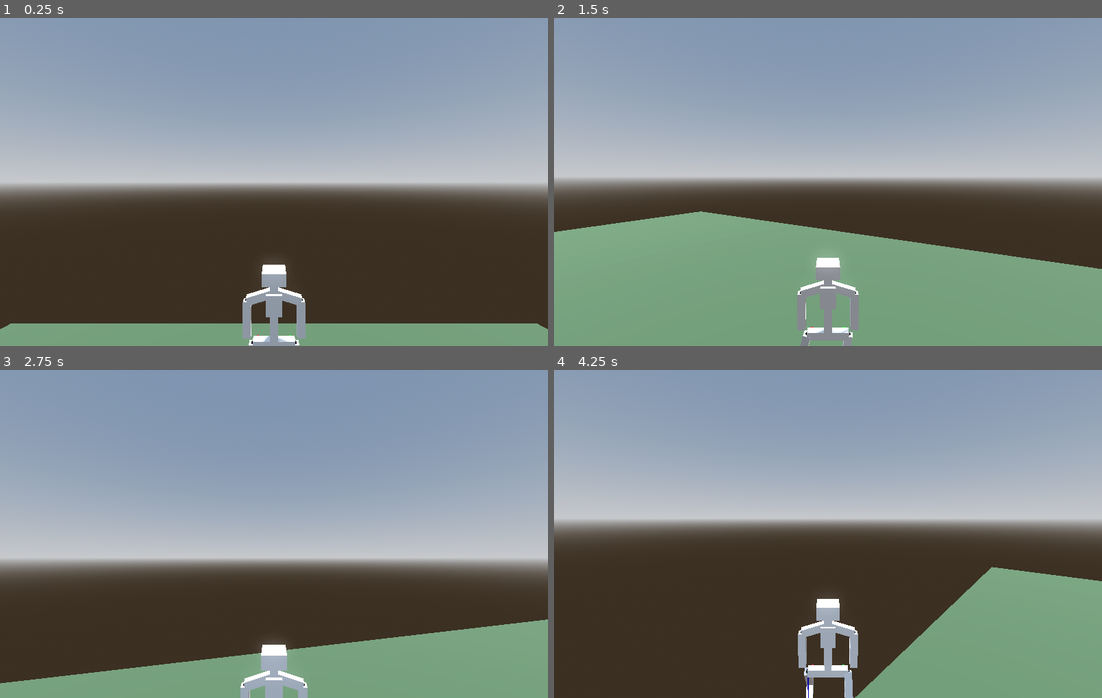
Above: before the commit, frames 1-4 (two rows, left to right).
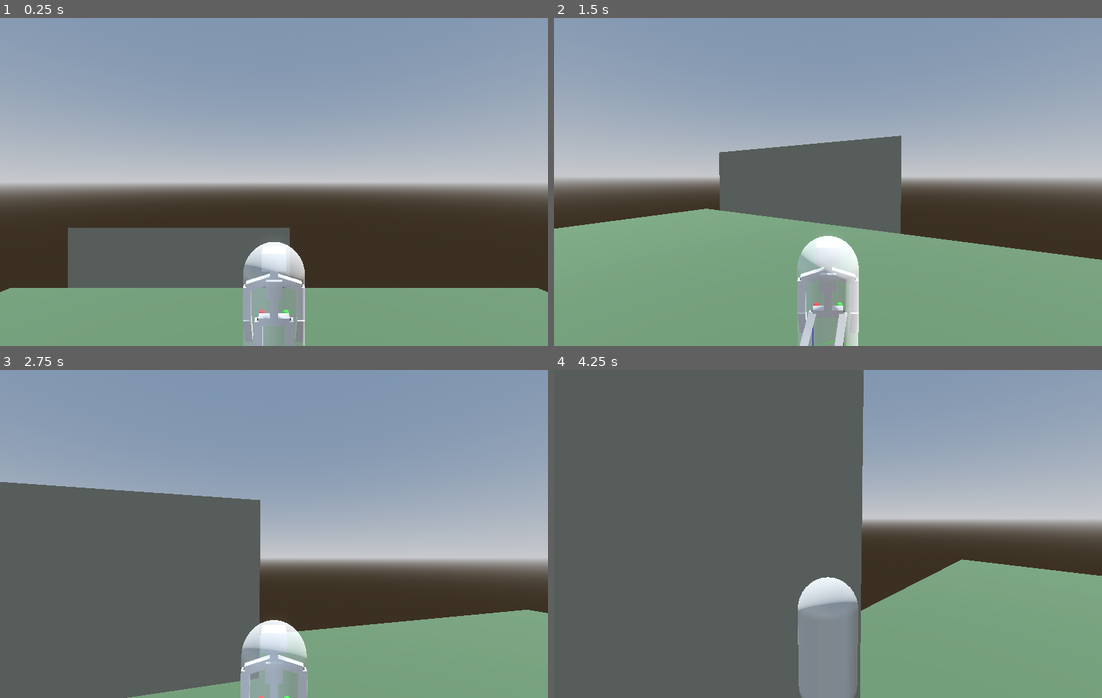
Above: after the commit, the same moments.

Repository: marcolatellafrias/character-parametric
Game: Godot game, scene res://Scenes/Demo.tscn
The game is run twice, just before and just after one commit, with the same random seed, the same clock (stepped at 60 frames per second) and the same inputs.
Inputs (mouse positions are in pixels of both pictures, inside the frame that each line leads up to):
- Up to frame 1 (0.25 s): no input
- Up to frame 2 (1.5 s): move the mouse to (855, 182) at 0.52 s; hold E 0.53-1.28 s; hold W (move_forward) from 0.53 s (still down); tap Space (jump) at 0.77 s; move the mouse to (800, 182) at 1.27 s; tap Q at 1.35 s
- Up to frame 3 (2.75 s): keep holding W (move_forward); tap Space (jump) at 1.52 s; move the mouse to (284, 527) at 2.02 s; hold E from 2.03 s (still down)
- Up to frame 4 (4.25 s): keep holding W (move_forward); move the mouse to (822, 540) at 2.77 s; release E at 2.78 s; tap Q at 2.85 s; tap Space (jump) at 3.02, 3.77 s; move the mouse to (866, 537) at 3.52 s; hold E from 3.53 s (still down)

The runs differ from the first frame. In frame 1, 18% of the frame differs, in the area x 0-100%, y 63-100%; in frame 2, 11%; in frame 3, 32%; in frame 4, 59%, in the area x 0-100%, y 0-100%.

Commit message:
Descripción del cambio (por ejemplo: agregar animación de salto)

Diff:
--- a/Scenes/Demo.tscn
+++ b/Scenes/Demo.tscn
@@ -7,6 +7,7 @@
 [ext_resource type="Material" uid="uid://dnj4yx07gux3o" path="res://Materials/green.tres" id="5_4i7ud"]
 [ext_resource type="Script" uid="uid://rp6tci1gjxpq" path="res://scripts/bone_instantiator.gd" id="6_ecetj"]
 [ext_resource type="Script" uid="uid://cq25yhl2dfmgv" path="res://scripts/character_body_3d.gd" id="6_oilx1"]
+[ext_resource type="PackedScene" uid="uid://delu2qjrw6teu" path="res://addons/Mirror3D/Mirror3D.tscn" id="8_ecetj"]
 [ext_resource type="PackedScene" uid="uid://ckrqq415fubai" path="res://Scenes/test_slab.tscn" id="9_oilx1"]
 
 [sub_resource type="ProceduralSkyMaterial" id="ProceduralSkyMaterial_2rq0j"]
@@ -115,10 +116,9 @@
 mesh = SubResource("CapsuleMesh_umjme")
 
 [node name="player_root" type="Node3D" parent="."]
-transform = Transform3D(1, 0, 0, 0, 1, 0, 0, 0, 1, 0, 2.2827277, -5.5539103)
+transform = Transform3D(1, 0, 0, 0, 1, 0, 0, 0, 1, 0, 4.593111, -5.5539103)
 
 [node name="player_controller" type="CharacterBody3D" parent="player_root"]
-transform = Transform3D(1, 0, 0, 0, 1, 0, 0, 0, 1, 0, 4.3526645, 0)
 script = ExtResource("6_oilx1")
 
 [node name="CollisionShape3D" type="CollisionShape3D" parent="player_root/player_controller"]
@@ -149,3 +149,7 @@
 
 [node name="TestSlab2" parent="jointTest" instance=ExtResource("9_oilx1")]
 transform = Transform3D(1, 0, 0, 0, 1, 0, 0, 0, 1, 0, 3.8081498, -7.2051997)
+
+[node name="Mirror3D" parent="." instance=ExtResource("8_ecetj")]
+transform = Transform3D(1, 0, 0, 0, 1, 0, 0, 0, 1, -4.2783775, 1.9868951, -12.430777)
+size = Vector2(10, 4)
--- a/project.godot
+++ b/project.godot
@@ -18,6 +18,7 @@
 
 window/size/viewport_width=2000
 window/size/viewport_height=1200
+window/size/mode=3
 
 [input]
 
--- a/scripts/bone_instantiator.gd
+++ b/scripts/bone_instantiator.gd
@@ -7,19 +7,19 @@
 		initialize_skeleton()
 
 #PROPORCIONES/INTERFAZ
-@export var neck_to_head_proportion := 0.1:
+@export var neck_to_head_proportion := 0.2:
 	set(value):
 		neck_to_head_proportion = value
 		initialize_skeleton()
-@export var chest_to_low_spine_proportion := 0.4:
+@export var chest_to_low_spine_proportion := 0.3:
 	set(value):
 		chest_to_low_spine_proportion = value
 		initialize_skeleton()
-@export var legs_to_feet_proportion := 0.6:
+@export var legs_to_feet_proportion := 0.5:
 	set(value):
 		legs_to_feet_proportion = value
 		initialize_skeleton()
-@export var hips_width_proportion := 0.15:
+@export var hips_width_proportion := 0.11:
 	set(value):
 		hips_width_proportion = value
 		initialize_skeleton()
@@ -37,9 +37,9 @@
 		initialize_skeleton()
 
 #PARAMETROS DE CAMINATA
-var step_radius_walk := 0.35
+var step_radius_walk := 0.32
 var step_radius_turn := 0.2
-@export var distance_from_ground_factor := 0.7
+@export var distance_from_ground_factor := 0.1 #10% del tamaño de sus piernas desde el suelo
 var distance_from_ground: float
 
 #IK variables
@@ -97,6 +97,10 @@
 var left_upper_arm : CustomBone
 var left_lower_arm : CustomBone
 
+@onready var character_controller := $"../../player_controller"
+@onready var collision_shape : CollisionShape3D = $"../CollisionShape3D"
+var previous_transform : Transform3D
+
 func update_sizes() -> void:
 	# Evitar división por cero
 	var total := legs_to_feet_proportion + chest_to_low_spine_proportion + neck_to_head_proportion
@@ -114,11 +118,11 @@
 	var head_height := feet_to_head_height * head_ratio
 
 	# --------- PIERNAS ---------
-	upper_leg_size = Vector3(0.1, leg_height * 0.55, 0.1)
-	lower_leg_size = Vector3(0.1, leg_height * 0.45, 0.1)
+	upper_leg_size = Vector3(0.1, leg_height * 0.45, 0.1)
+	lower_leg_size = Vector3(0.1, leg_height * 0.55, 0.1)
 
 	# Separar el pie de la pierna
-	upper_feet_size = Vector3(0.1, leg_height * 0.28, 0.1)
+	upper_feet_size = Vector3(0.1, leg_height * 0.2, 0.1)
 	lower_feet_size = Vector3(0.1, leg_height * 0.02, 0.1)
 
 	# --------- TORSO ---------
@@ -134,19 +138,33 @@
 
 	# --------- CABEZA Y CUELLO ---------
 	if has_neck:
-		neck_size = Vector3(0.1, head_height * 0.8, 0.1)
-		head_size = Vector3(0.3, head_height * 1.0, 0.3)
+		neck_size = Vector3(0.1, head_height * 0.4, 0.1)
+		head_size = Vector3(0.3, head_height * 0.6, 0.3)
 	else:
 		neck_size = Vector3.ZERO
 		head_size = Vector3(0.3, head_height, 0.3)
 
 	# --------- BRAZOS ---------
-	var arm_total := torso_height * arms_proportion
-	upper_arm_size = Vector3(0.1, arm_total * 0.55, 0.1)
-	lower_arm_size = Vector3(0.1, arm_total * 0.45, 0.1)
-	raycast_leg_lenght = leg_height
-	distance_from_ground = leg_height * (1- distance_from_ground_factor)
-
+	var arm_total := leg_height #torso_height * arms_proportion
+	upper_arm_size = Vector3(0.1, arm_total * 0.45, 0.1)
+	lower_arm_size = Vector3(0.1, arm_total * 0.55, 0.1)
+	raycast_leg_lenght = leg_height + 0.05
+	distance_from_ground = leg_height * (distance_from_ground_factor)
+	#var ground_collision_mesh = CapsuleMesh.new()
+	#ground_collision_mesh.height = feet_to_head_height
+	#ground_collision_mesh.radius = hip_width.y * 2
+	#collision_shape.shape = ground_collision_mesh
+	#collision_shape.translate(Vector3(0, leg_height - (leg_height - distance_from_ground) ,0))
+	if collision_shape is CollisionShape3D:
+		if collision_shape.shape is CapsuleShape3D:
+			var radius :=  hip_width.y * 2
+			var height := feet_to_head_height
+			var y_offset :=  leg_height - (leg_height - distance_from_ground)
+			collision_shape.shape.height = height
+			collision_shape.shape.radius = radius
+			collision_shape.position = (Vector3(0, y_offset ,0))
+			character_controller.add_child.call_deferred(DebugUtil.create_debug_capsule(radius,  height, y_offset))
+			print("added capsule debug")
 
 
 func _ready() -> void:
@@ -190,12 +208,11 @@
 
 	# Arms
 	right_upper_arm = CustomBone.createFromToDown(right_shoulder, upper_arm_size, 0.0,0.0, Color.VIOLET , true)
-	right_lower_arm = CustomBone.createFromToDown(right_upper_arm, lower_arm_size, 0.0,0.0, Color.RED , true)
+	right_lower_arm = CustomBone.createFromToDown(right_upper_arm, lower_arm_size, 0.0,0.5, Color.RED , true)
 	left_upper_arm = CustomBone.createFromToDown(left_shoulder, upper_arm_size, 0.0,0.0, Color.VIOLET , true)
-	left_lower_arm = CustomBone.createFromToDown(left_upper_arm, lower_arm_size, 0.0,0.0, Color.RED , true)
+	left_lower_arm = CustomBone.createFromToDown(left_upper_arm, lower_arm_size, 0.0,0.5, Color.RED , true)
 
 	create_ik_controls()
-	translate(Vector3(0,-distance_from_ground,0))
 
 func create_ik_controls() -> void:
 	left_leg_raycast = RayCast3D.new()
@@ -231,9 +248,6 @@
 	add_child(right_leg_next_target)
 	right_leg_next_target.position = Vector3(hip_width.y,-raycast_leg_lenght,0)
 	right_leg_next_target.add_child(DebugUtil.create_debug_sphere(right_color))
-
-	#var lef := create_ik_target(left_color, step_radius_walk, step_radius_turn)
-	#ik_targets.add_child(current_target)
 
 	left_leg_current_target = create_ik_target(left_color)
 	ik_targets.add_child(left_leg_current_target)
@@ -335,6 +349,10 @@
 
 # --- Main loop (pass the opposite current_target) ---------------
 func _physics_process(_delta: float) -> void:
+	var isRotating := false
+	var isTranslating := false
+	if character_controller:
+		previous_transform = character_controller.transform
 	left_leg_current_target = update_ik_raycast(
 		left_leg_raycast, left_leg_next_target, left_leg_current_target,
 		left_upper_leg, left_lower_leg, left_leg_pole,
@@ -360,7 +378,7 @@
 		var dist_traveled_xz := (
 			Vector2(next_target.global_position.x, next_target.global_position.z) -
 			Vector2(current_target.global_position.x, current_target.global_position.z)
-		).length_squared()
+		).length_squared() * 2
 
 		# Only step if:
 		# 1) we exceeded the radius,
--- a/scripts/character_body_3d.gd
+++ b/scripts/character_body_3d.gd
@@ -1,6 +1,6 @@
 extends CharacterBody3D
 
-@export var speed: float = 3.0
+@export var speed: float = 2.5
 @export var acceleration: float = 8.0
 @export var jump_force: float = 4.5
 @export var gravity: float = ProjectSettings.get_setting("physics/3d/default_gravity")
--- a/scripts/debug_util.gd
+++ b/scripts/debug_util.gd
@@ -33,6 +33,26 @@
 	var material := StandardMaterial3D.new()
 	material.albedo_color = color
 	mesh_instance.material_override = material
+	return mesh_instance
+
+static func create_debug_capsule(radius: float, height: float, y_offset: float) -> MeshInstance3D:
+	var mesh_instance := MeshInstance3D.new()
+
+	# Crear una cápsula con los parámetros dados
+	var capsule := CapsuleMesh.new()
+	capsule.radius = radius
+	capsule.height = height
+	mesh_instance.mesh = capsule
+
+	# Crear un material blanco semitransparente
+	var material := StandardMaterial3D.new()
+	material.albedo_color = Color(1, 1, 1, 0.5) # Blanco con opacidad 0.5
+	material.transparency = BaseMaterial3D.TRANSPARENCY_ALPHA
+	material.flags_transparent = true
+
+	mesh_instance.material_override = material
+	mesh_instance.position= Vector3(0,y_offset,0)
+
 	return mesh_instance
 
 static func create_debug_ring(color: Color, radius: float, segments: int = 64) -> MeshInstance3D:
Not shown: 1 places in Scenes/Demo.tscn that only renumber resources
